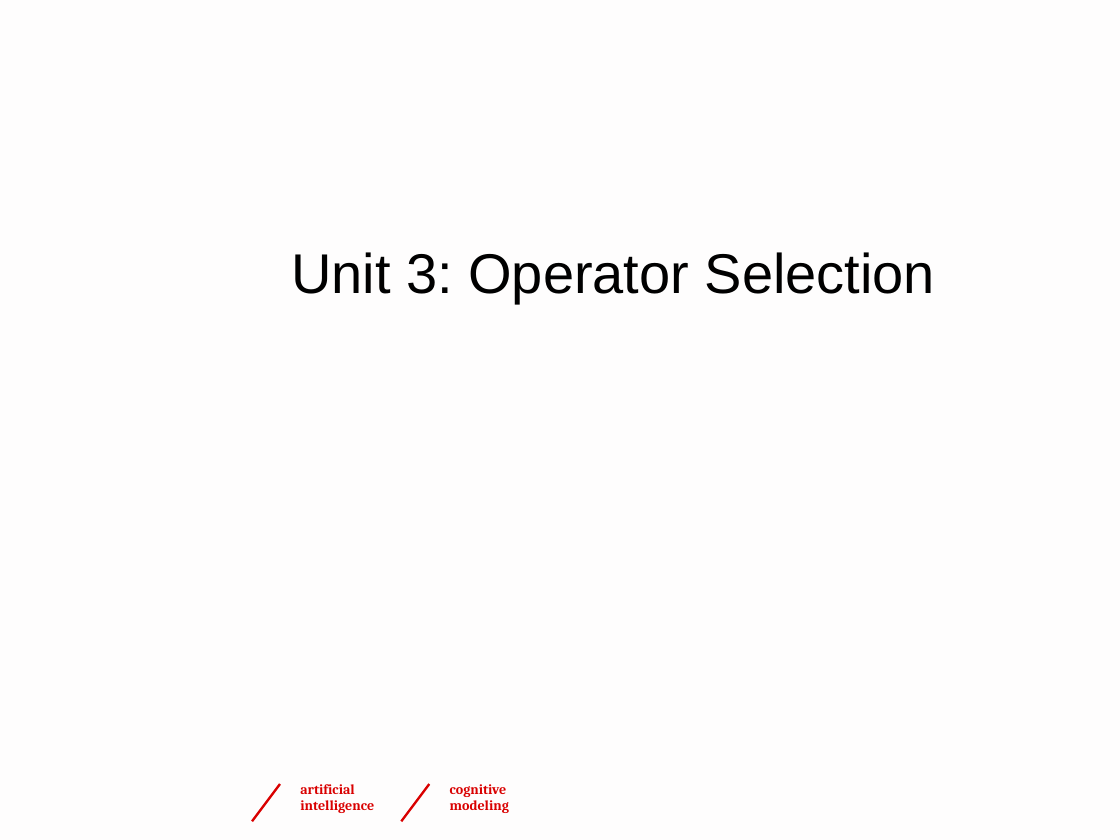
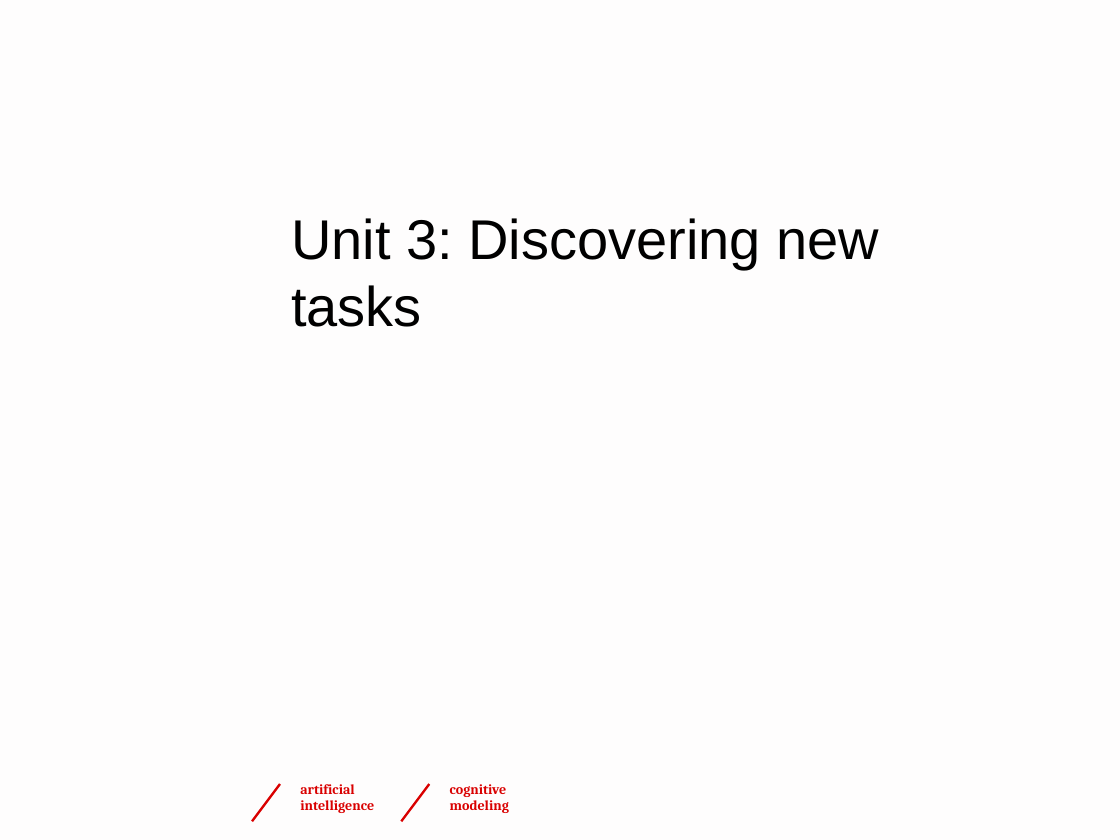
Before and after one commit to ntaatgen/PRIMs-Tutorial, a slide deck: slide 1 of PRIMsTutorial4.pptx. Drawn at 1120x840 pixels with LibreOffice and Linux fonts; fonts in the diff are those of the drawing; background and template pictures are left out. Boxes give left, top, right and bottom in pixels: in the first picture for what was removed or moved away, otherwise in the second. Text is boxed around its words. In the diff, an @@ line names an element or a change of style, - is before the commit and + after.

```diff
--- a/PRIMsTutorial4.pptx
+++ b/PRIMsTutorial4.pptx
@@ title at [291, 218, 879, 327]: text changed @@
-Unit 3: Operator Selection
+Unit 3: Discovering new tasks
```
Also in this commit, not shown: 6 other files.
